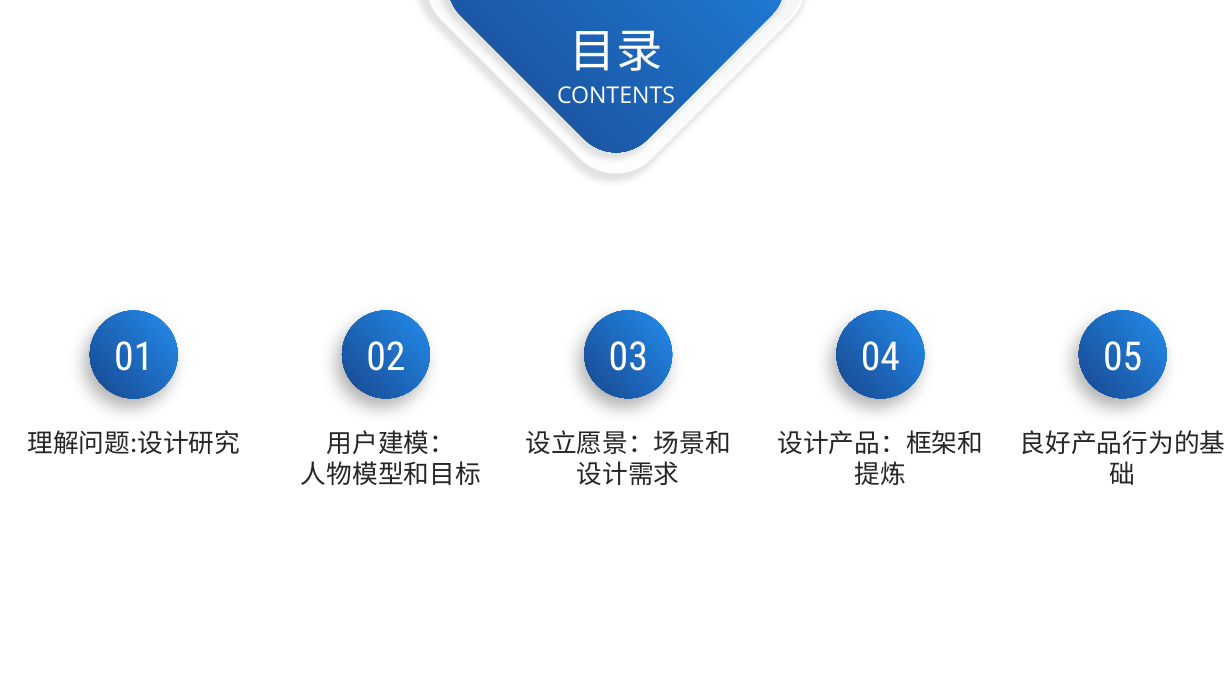
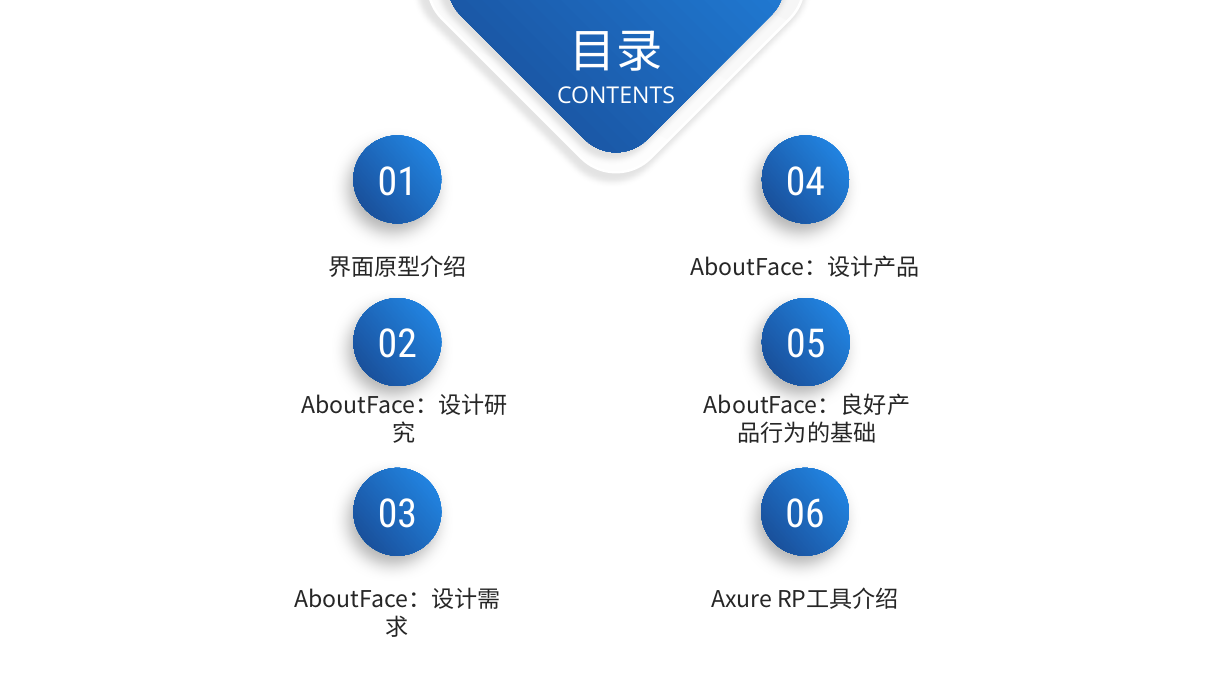
Before and after one commit to SarielX98/PRD2018G14, a slide deck: slide 2 of 受控文档/PPT/PRD2018-G14-界面原型.pptx (slide 3 before the commit). Drawn at 1232x693 pixels with LibreOffice and Linux fonts; fonts in the diff are those of the drawing; background and template pictures are left out. Boxes give left, top, right and bottom in pixels: in the first picture for what was removed or moved away, otherwise in the second. Text is boxed around its words. In the diff, an @@ line names an element or a change of style, - is before the commit and + after.

Commit message:
new 界面原型

```diff
--- a/受控文档/PPT/PRD2018-G14-界面原型.pptx
+++ b/受控文档/PPT/PRD2018-G14-界面原型.pptx
@@ ellipse "01": place and size @@
-ellipse "01" at [90,311,177,398]
+ellipse "01" at [353,136,441,224]
@@ ellipse "04": place and size @@
-ellipse "04" at [836,311,924,398]
+ellipse "04" at [762,136,849,224]
@@ text added at [328,255,467,277], 18 pt, text #262626 @@
+界面原型介绍
@@ text at [690,255,919,277]: text changed; size 20 to 18 pt @@
-设计产品：框架和提炼
+AboutFace：设计产品
@@ ellipse "02": place and size @@
-ellipse "02" at [342,311,430,398]
+ellipse "02" at [354,299,442,386]
@@ ellipse "05": place and size @@
-ellipse "05" at [1080,311,1167,398]
+ellipse "05" at [762,299,850,386]
@@ text at [301,390,507,443]: text changed; size 20 to 18 pt @@
-用户建模：
-人物模型和目标
+AboutFace：设计研究
@@ text at [704,390,910,443]: text changed; size 20 to 18 pt @@
-良好产品行为的基础
+AboutFace：良好产品行为的基础
@@ text removed at [27,430,240,454] @@
-理解问题:设计研究
@@ ellipse "03": place and size @@
-ellipse "03" at [584,311,672,398]
+ellipse "03" at [354,468,442,555]
@@ ellipse added at [762,468,849,555], fill gradient #238DED to #18478F, 31 pt, text #FFFFFF @@
+06
@@ text at [294,587,500,637]: text changed; size 20 to 18 pt @@
-设立愿景：场景和设计需求
+AboutFace：设计需求
@@ text added at [711,587,899,609], 18 pt, text #262626 @@
+Axure RP工具介绍
```
Also in this commit, not shown: 18 other slides changed, 24 slides added, 31 slides removed.
